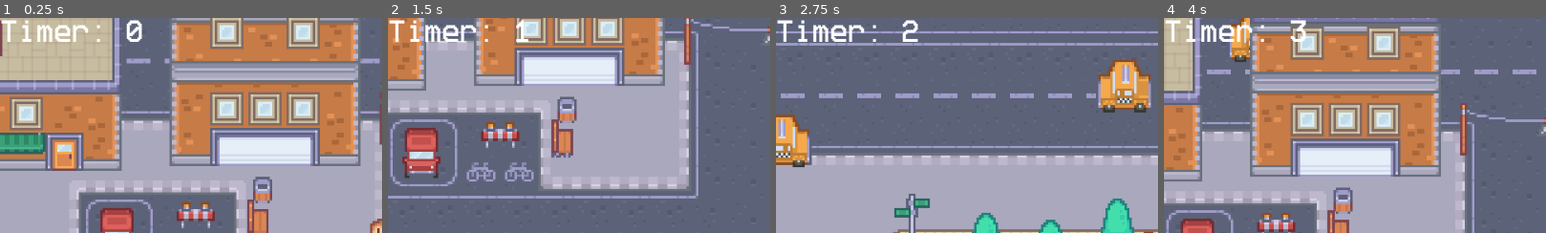
Above: before the commit, frames 1-4 (left to right).
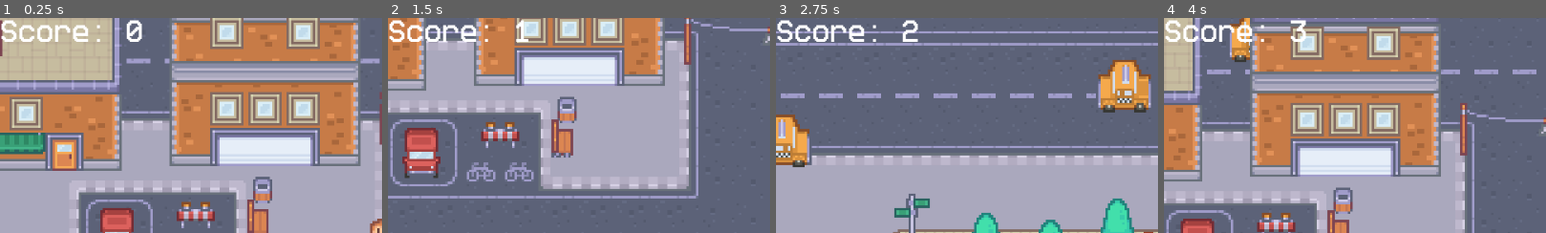
Above: after the commit, the same moments.

Repository: aevix/untitled-godot-game
Game: Godot game, scene res://scenes/game.tscn
Two runs of this game, one before a commit and one after it. Both use one fixed random seed, a clock stepped at 60 frames per second and the inputs below.
Inputs:
- Up to frame 1 (0.25 s): no input
- Up to frame 2 (1.5 s): tap Enter at 0.5 s; hold Right (right) 0.53-1.28 s; tap Space (jump) at 0.6, 0.77, 1.07, 1.25, 1.35 s; hold Down (down) from 1.28 s (still down)
- Up to frame 3 (2.75 s): tap Space (jump) at 1.52, 1.82, 2.1 s; release Down (down) at 2.03 s; hold Right (right) from 2.03 s (still down)
- Up to frame 4 (4 s): release Right (right) at 2.78 s; hold Up (up) 2.78-3.53 s; tap Space (jump) at 2.85, 3.02, 3.32, 3.6, 3.77 s; hold Left (left) from 3.53 s (still down)
The pictures show only the part of the screen within x 0-50%, y 0-50%; the shares and areas given below are measured in that part.

The runs differ from the first frame. In frame 1, 0.8% of the frame differs, in the area x 0-24%, y 0-12%; in frame 2, 0.9%; in frame 3, 0.9%; in frame 4, 0.8%.

Commit message:
feat-5: add finish screen when character dies or hits then finish block and show final score on the finish screen

Diff:
--- a/untitled-godot/frogger start files/project.godot
+++ b/untitled-godot/frogger start files/project.godot
@@ -14,6 +14,10 @@
 run/main_scene="uid://cv7jre8rppoli"
 config/features=PackedStringArray("4.5", "Forward Plus")
 config/icon="res://icon.svg"
+
+[autoload]
+
+Global="*res://scenes/global.tscn"
 
 [display]
 
--- a/untitled-godot/frogger start files/scenes/game.gd
+++ b/untitled-godot/frogger start files/scenes/game.gd
@@ -2,19 +2,13 @@
 
 var car_scene: PackedScene = preload("res://scenes/car_scene.tscn")
 
-var time_elapsed = 0
-
 func _process(delta):
-	time_elapsed += delta
-	#var minutes = int(time_elapsed / 60)
-	#var seconds = int(time_elapsed % 60)
-	#var time_str = "%02d:%02d" % [minutes, seconds]
-	$CanvasLayer/Label.text = $CanvasLayer/Label.text.get_slice(' ',0) + " " + str(int(time_elapsed))
+	Global.score += delta
+	$CanvasLayer/Label.text = $CanvasLayer/Label.text.get_slice(' ',0) + " " + str(int(Global.score))
 
 
 func _on_area_2d_body_entered(body: Node2D) -> void:
 	call_deferred("change_scene")
-	print(body)
 
 
 func change_scene():
--- a/untitled-godot/frogger start files/scenes/game.tscn
+++ b/untitled-godot/frogger start files/scenes/game.tscn
@@ -631,7 +631,7 @@
 offset_bottom = 23.0
 theme_override_fonts/font = ExtResource("20_1kice")
 theme_override_font_sizes/font_size = 40
-text = "Timer: "
+text = "Score: "
 
 [connection signal="body_entered" from="finish_area" to="." method="_on_area_2d_body_entered"]
 [connection signal="timeout" from="car_timer/Timer" to="." method="_on_timer_timeout"]
--- /dev/null
+++ b/untitled-godot/frogger start files/scenes/global.gd
@@ -0,0 +1,4 @@
+extends Node
+
+
+var score = 0
--- /dev/null
+++ b/untitled-godot/frogger start files/scenes/global.tscn
@@ -0,0 +1,6 @@
+[gd_scene load_steps=2 format=3 uid="uid://cv0t1n0e7k0ls"]
+
+[ext_resource type="Script" uid="uid://iq8npekvmc52" path="res://scenes/global.gd" id="1_4pk28"]
+
+[node name="global" type="Node"]
+script = ExtResource("1_4pk28")
--- /dev/null
+++ b/untitled-godot/frogger start files/scenes/title_screen.gd
@@ -0,0 +1,10 @@
+extends Control
+
+func _process(delta: float) -> void:
+	$Label2.text = $Label2.text.get_slice(': ',0) + ": " + str(int(Global.score))
+	if Input.is_action_just_pressed("jump"):
+		Global.score = 0
+		call_deferred("reload_game")
+
+func reload_game():
+	get_tree().change_scene_to_file("res://scenes/game.tscn")
--- a/untitled-godot/frogger start files/scenes/title_screen.tscn
+++ b/untitled-godot/frogger start files/scenes/title_screen.tscn
@@ -1,6 +1,7 @@
-[gd_scene load_steps=4 format=3 uid="uid://b8qrhot8bnbxe"]
+[gd_scene load_steps=5 format=3 uid="uid://b8qrhot8bnbxe"]
 
 [ext_resource type="FontFile" uid="uid://dr201ov4c76pb" path="res://fonts/Crackman.otf" id="1_fgkus"]
+[ext_resource type="Script" uid="uid://ckujtgi6obm23" path="res://scenes/title_screen.gd" id="1_mgrm8"]
 [ext_resource type="Texture2D" uid="uid://bkgrir378horu" path="res://graphics/player/player_simple.png" id="2_s4lrb"]
 [ext_resource type="FontFile" uid="uid://hqpa84d2dqvp" path="res://fonts/Better VCR 9.0.1.ttf" id="3_mgrm8"]
 
@@ -11,6 +12,7 @@
 anchor_bottom = 1.0
 grow_horizontal = 2
 grow_vertical = 2
+script = ExtResource("1_mgrm8")
 
 [node name="ColorRect" type="ColorRect" parent="."]
 layout_mode = 1
@@ -68,4 +70,4 @@
 grow_vertical = 2
 theme_override_fonts/font = ExtResource("3_mgrm8")
 theme_override_font_sizes/font_size = 30
-text = "High Score: 12345"
+text = "High Score: "
Not shown, added: untitled-godot/frogger start files/scenes/global.gd.uid
Not shown, added: untitled-godot/frogger start files/scenes/title_screen.gd.uid
